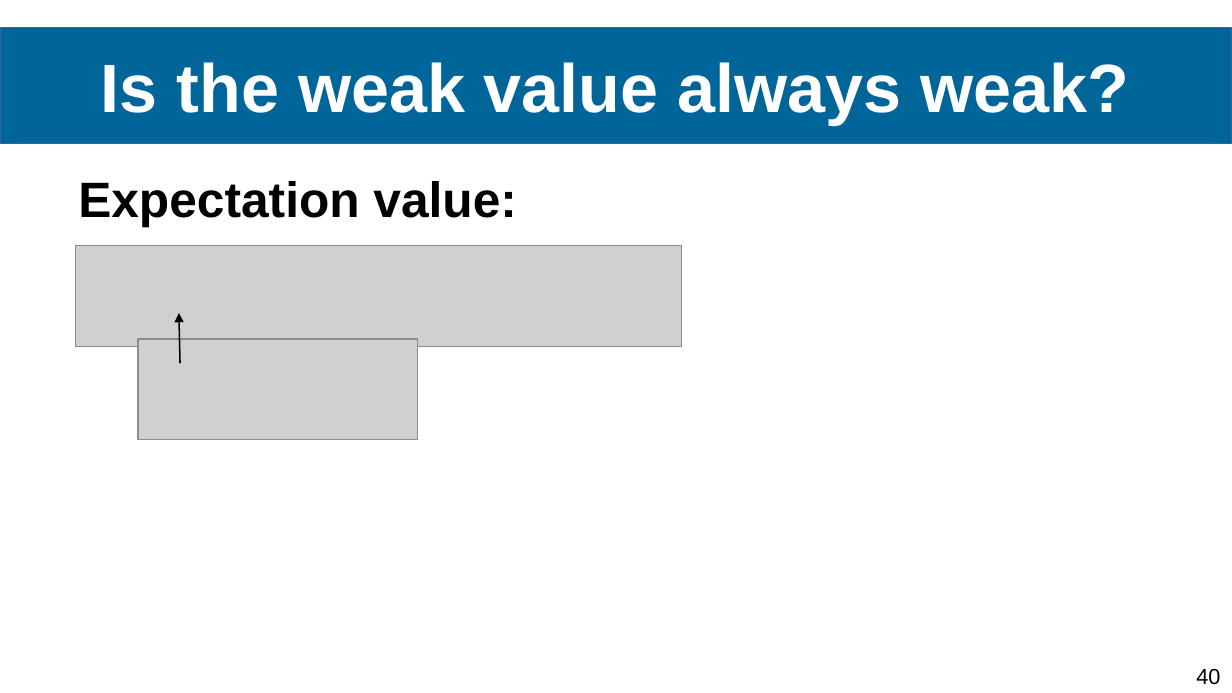
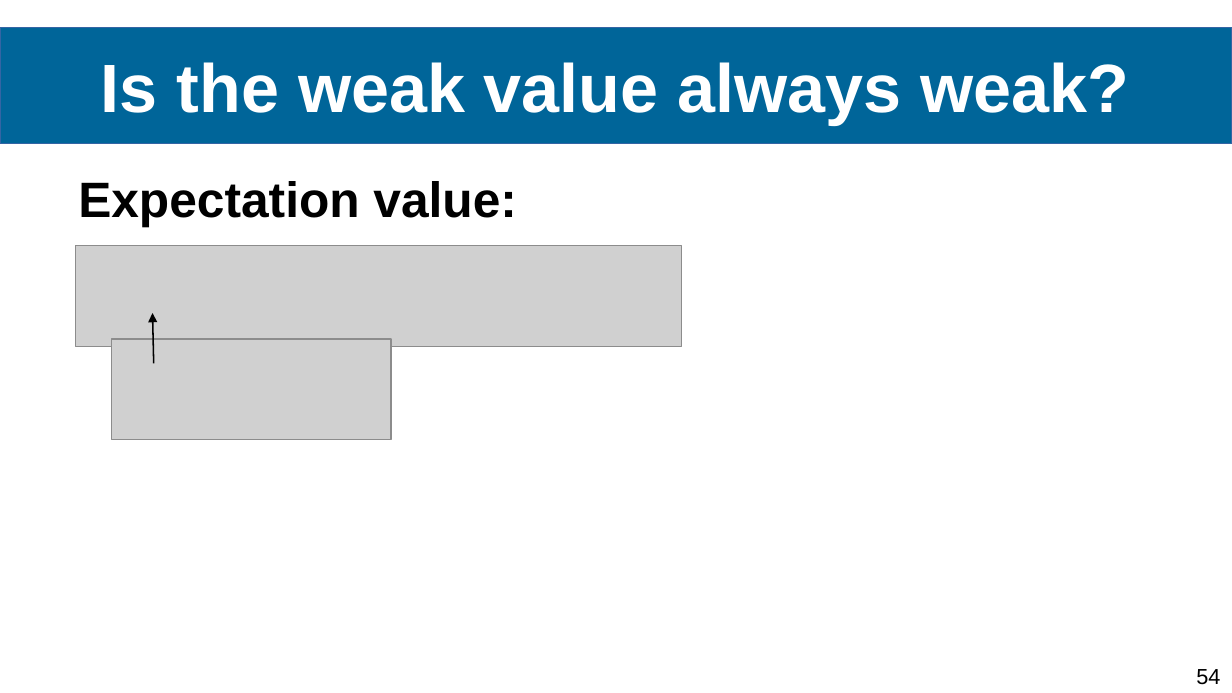
Before and after one commit to Ismaele-vincent/PhD, a slide deck: slide 54 of 2024/Conference abstract/Conference FOMO/Presentation FOMO 2024.odp (slide 40 before the commit). Drawn at 1232x693 pixels with LibreOffice and Linux fonts; fonts in the diff are those of the drawing; grey boxes stand for pictures; background and template pictures are left out. Boxes give left, top, right and bottom in pixels: in the first picture for what was removed or moved away, otherwise in the second. Text is boxed around its words. In the diff, an @@ line names an element or a change of style, - is before the commit and + after.

```diff
--- a/2024/Conference abstract/Conference FOMO/Presentation FOMO 2024.odp
+++ b/2024/Conference abstract/Conference FOMO/Presentation FOMO 2024.odp
@@ arrow moved from (180, 363) - (179, 313) to (153, 363) - (152, 313) @@
@@ picture: place and size @@
-picture at (138, 339, 417, 439)
+picture at (112, 339, 391, 439)
@@ page number at (1196, 669, 1220, 685): text changed @@
-40
+54
```
Also in this commit, not shown: 10 other slides changed, 14 slides added, 6 other files.
